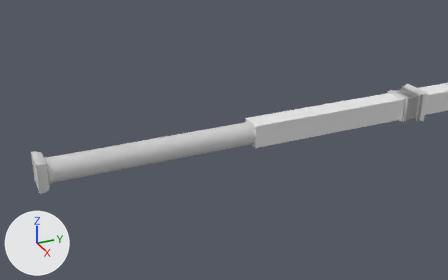
Before and after pictures for a commit that changed the OBJ model auctionmansion/assets/units/pd2_mod_auction/mansion/aucman_pillars/aucman_pillar_02.obj.
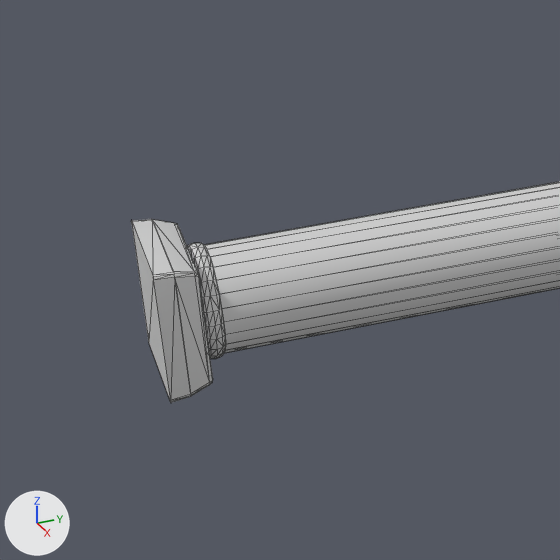
The first picture shows the older version from a 50 mm camera at (1403.0, -1282.0, 695.0) aimed at (-17.0, -643.0, -15.0). The close-ups show both versions on the part from 0% to 29% of the width and 36% to 83% of the height of that picture. Lighting does not change. The marker at lower left points along +X, +Y and +Z. The close-ups show mesh edges as thin lines. Where no turn or scale is listed for an object, it has been applied to the vertices.

The scene before the commit, as lines of its bpy script (objects in view):
```python
me_g_mortar = bpy.data.meshes.new('g_mortar')
me_g_mortar.from_pydata(...)  # 364 vertices, 584 faces; spans x -43.0..43.0, y -1150.0..-11.0, z -43.0..43.0
me_g_mortar.materials.append(mat_mtl_mortar)  # light grey #d1d1d1
me_g_mortar_pillar = bpy.data.meshes.new('g_mortar_pillar')
me_g_mortar_pillar.from_pydata(...)  # 48 vertices, 48 faces; spans x -32.0..32.0, y -1115.0..-85.0, z -31.0..32.0
me_g_mortar_pillar.materials.append(mat_mtl_mortar_pillar)  # light grey #d1d1d1
me_g_mortar_trims = bpy.data.meshes.new('g_mortar_trims')
me_g_mortar_trims.from_pydata(...)  # 68 vertices, 80 faces; spans x -48.0..48.0, y -1150.0..0.0, z -48.0..48.0
me_g_mortar_trims.materials.append(mat_mtl_mortar_trims)  # light grey #d1d1d1
ob_g_mortar = bpy.data.objects.new('g_mortar', me_g_mortar)
ob_g_mortar.location = (0.0, 0.0, 0.0)
ob_g_mortar_pillar = bpy.data.objects.new('g_mortar_pillar', me_g_mortar_pillar)
ob_g_mortar_pillar.location = (0.0, 0.0, 0.0)
ob_g_mortar_trims = bpy.data.objects.new('g_mortar_trims', me_g_mortar_trims)
ob_g_mortar_trims.location = (0.0, 0.0, 0.0)
```
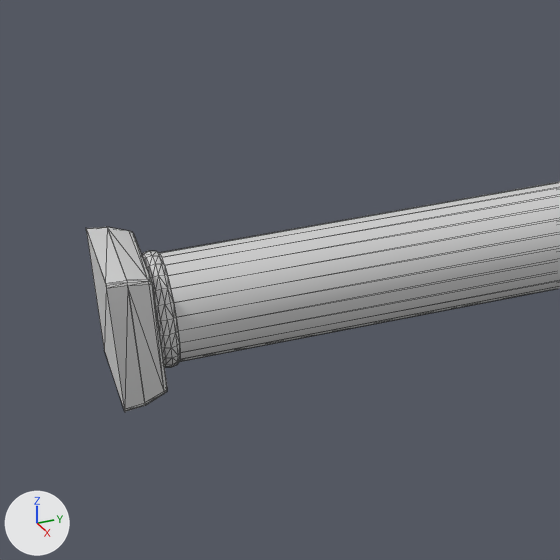
Boxes (x1, y1, x2, y2) around the edits, measured in the close-ups (560 x 560 px; the box of a moved part takes in the faces that stretch with it):
'g_mortar_pillar', reshaped
    before: (205, 182, 560, 353)
    after: (160, 182, 560, 362)
'g_mortar', reshaped
    before: (131, 219, 226, 402)
    after: (86, 227, 180, 411)
'g_mortar_trims', reshaped
    before: (132, 219, 191, 402)
    after: (86, 227, 145, 412)
part 1 of me_g_mortar, moved or reshaped
    before: (187, 243, 226, 359)
    after: (142, 251, 180, 367)
part 2 of me_g_mortar, moved or reshaped
    before: (131, 221, 171, 402)
    after: (86, 229, 125, 411)
part 3 of me_g_mortar, moved or reshaped
    before: (152, 219, 213, 396)
    after: (107, 227, 167, 405)

The edits, one by one:
me_g_mortar has 364 vertices, 584 faces and spans x -43.0..43.0, y -1150.0..-11.0, z -43.0..43.0.
me_g_mortar is used by ob_g_mortar; location (0.0, 0.0, 0.0).
me_g_mortar part 1: the loose piece of 120 vertices spanning x -34.0..34.0, y -1125.0..-1115.0, z -34.0..34.0 is moved by (0.0, -25.0, 0.0).
me_g_mortar part 2: the loose piece of 4 vertices spanning x -40.0..40.0, y -1150.0, z -40.0..40.0 is moved by (0.0, -25.0, 0.0).
me_g_mortar part 3: the loose piece of 40 vertices spanning x -39.0..39.0, y -1139.0..-1125.0, z -39.0..39.0 is moved by (0.0, -25.0, 0.0).
me_g_mortar_pillar has 48 vertices, 48 faces and spans x -32.0..32.0, y -1115.0..-85.0, z -31.0..32.0.
me_g_mortar_pillar is used by ob_g_mortar_pillar; location (0.0, 0.0, 0.0).
me_g_mortar_pillar part 4: the whole mesh is multiplied about its middle by the matrix ((1.0, 0.0, 0.0), (0.0, 1.024, 0.0), (0.0, 0.0, 1.0)), then moved by (0.0, -12.0, 0.0).
me_g_mortar_trims has 68 vertices, 80 faces and spans x -48.0..48.0, y -1150.0..0.0, z -48.0..48.0.
me_g_mortar_trims is used by ob_g_mortar_trims; location (0.0, 0.0, 0.0).
me_g_mortar_trims part 5: the whole mesh is multiplied about its middle by the matrix ((1.0, 0.0, 0.0), (0.0, 1.022, 0.0), (0.0, 0.0, 1.0)), then moved by (0.0, -12.0, 0.0).
